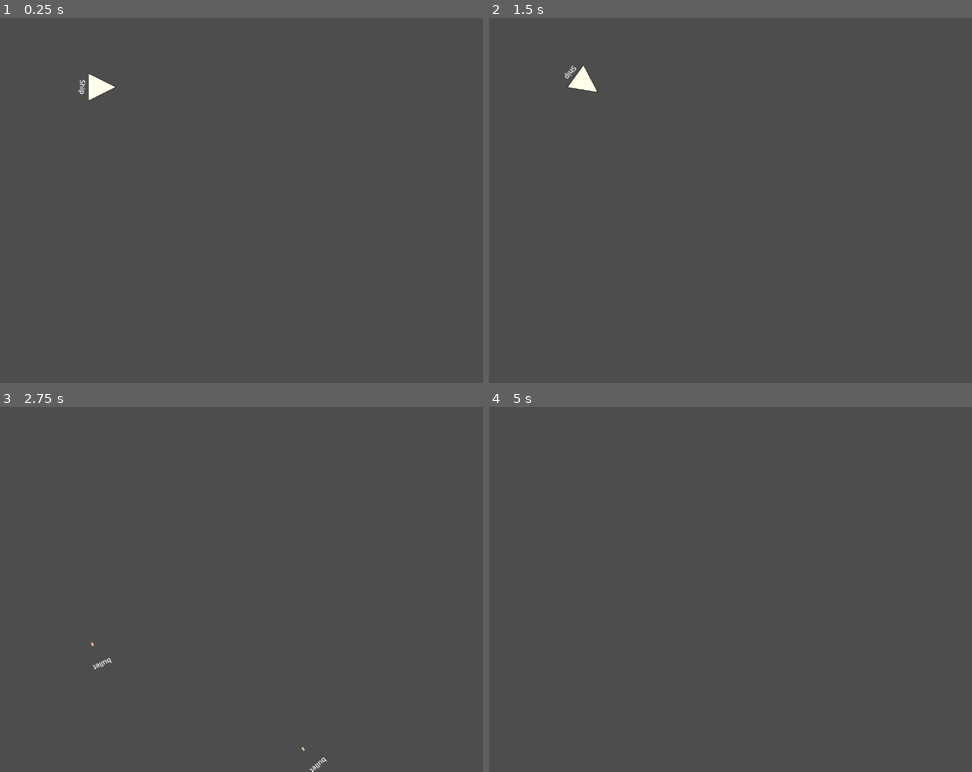
Above: before the commit, frames 1-4 (two rows, left to right).
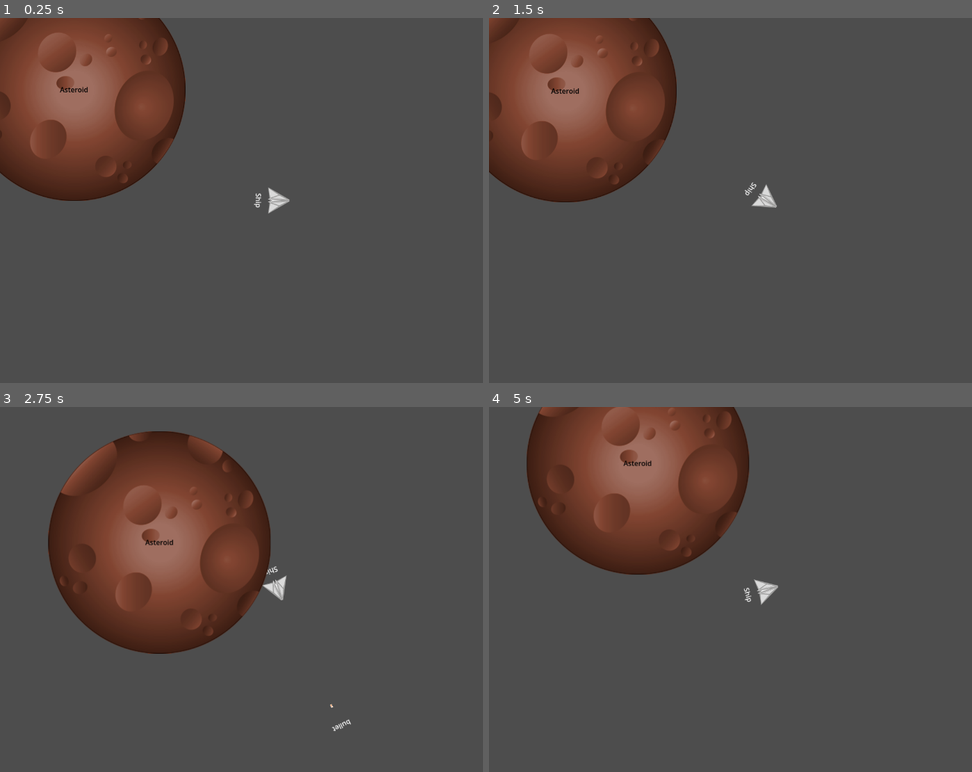
Above: after the commit, the same moments.

Repository: TixonSc/Space-Battle
Game: Godot game, scene res://Game/game.tscn
The game is run twice, just before and just after one commit, with the same random seed, the same clock (stepped at 60 frames per second) and the same inputs.
Inputs:
- Up to frame 1 (0.25 s): no input
- Up to frame 2 (1.5 s): tap Enter at 0.5 s; hold D (rotate_right) 0.53-1.28 s; hold X (anchor) 0.53-1.28 s; hold S (move_back) from 1.28 s (still down); tap X (anchor) at 1.35 s
- Up to frame 3 (2.75 s): release S (move_back) at 2.03 s; hold D (rotate_right) from 2.03 s (still down); hold Space (shoot) from 2.03 s (still down); tap X (anchor) at 2.3 s
- Up to frame 4 (5 s): release D (rotate_right) at 2.78 s; release Space (shoot) at 2.78 s; hold W (move_forward) 2.78-3.53 s; tap X (anchor) at 2.85, 4.55 s; hold X (anchor) 3.53-4.28 s; hold A (rotate_left) from 3.53 s (still down); tap Space (shoot) at 4.35 s

The runs differ from the first frame. In frame 1, 17% of the frame differs, in the area x 0-60%, y 0-54%; in frame 2, 18%; in frame 3, 22%, in the area x 9-73%, y 6-100%; in frame 4, 18%.

Commit message:
Add Asteroid| Edit damage, durability, mass

Diff:
--- /dev/null
+++ b/src/Asteroid/asteroid.gd
@@ -0,0 +1,13 @@
+class_name Asteroid
+extends BaseObject
+
+@export var size_lvl = 6
+
+func _ready():
+	mass = circle_volume($CollisionShape2D.shape.radius) * 2.1 # density of stone
+	durability_cap = float(pow(mass, 1.0/2.0)) * 2 # dur of stone
+	durability = durability_cap
+	my__info()
+
+func circle_volume(radius):
+	return 4*PI*pow(radius, 3) / 3
--- /dev/null
+++ b/src/Asteroid/asteroid.tscn
@@ -0,0 +1,32 @@
+[gd_scene load_steps=5 format=3 uid="uid://df6nunsos8ffp"]
+
+[ext_resource type="PackedScene" uid="uid://bwg3kjlbcc7g0" path="res://BaseObject/base_object.tscn" id="1_8vji2"]
+[ext_resource type="Script" path="res://Asteroid/asteroid.gd" id="2_s3alt"]
+[ext_resource type="Texture2D" uid="uid://d047ii25i4810" path="res://Asteroid/asteroid 512.png" id="3_qgluv"]
+
+[sub_resource type="CircleShape2D" id="CircleShape2D_sdihi"]
+radius = 256.0
+
+[node name="Asteroid" instance=ExtResource("1_8vji2")]
+script = ExtResource("2_s3alt")
+size_lvl = 6
+
+[node name="Label" parent="." index="0"]
+modulate = Color(0, 0, 0, 1)
+z_index = 1
+anchors_preset = 8
+anchor_left = 0.5
+anchor_top = 0.5
+anchor_right = 0.5
+anchor_bottom = 0.5
+offset_top = -13.0
+offset_bottom = 13.0
+grow_horizontal = 2
+grow_vertical = 2
+text = "Asteroid"
+
+[node name="Sprite2D" parent="." index="1"]
+texture = ExtResource("3_qgluv")
+
+[node name="CollisionShape2D" parent="." index="2"]
+shape = SubResource("CircleShape2D_sdihi")
--- a/src/BaseObject/base_object.gd
+++ b/src/BaseObject/base_object.gd
@@ -7,24 +7,31 @@
 
 func _ready():
 	durability = durability_cap
-	print(str(name) + " = " + str(durability))
+	my__info()
 
-func _physics_process(delta):
-	var collision_info = move_and_collide(linear_velocity * delta)
+
+func my__info():
+	print(" _INFO_ " + str(name) + " dur: " + str(durability) + " mass: " + str(mass))
 
 func destruct():
+	print(str(name) + " DESTRUCTED.")
 	queue_free()
 
 func take_damage(damage):
+	print(name + " TAKE_DAMAGE " + str(damage))
+	print(name + " DP: " + str(durability))
 	if (damage > durability):
 		destruct()
 	else:
 		durability -= damage
-		print(name + " <<< damaged on " + str(damage))
-		print(name + " has >>> " + str(durability))
-		print("----")
+
+func damage_calculate(body):
+	var difference = body.linear_velocity.distance_to(linear_velocity)
+	print("\t\t" + str(difference) + "  DIFF")
+	var damage = difference * get_process_delta_time()
+	return damage
 
 func _on_body_entered(body: BaseObject):
-	var difference = body.linear_velocity.distance_to(linear_velocity)
-	take_damage(difference * body.mass)
-	body.take_damage(difference * mass)
+	print(name + " _on_body_entered by " + body.name)
+	body.take_damage(damage_calculate(body))
+	print("_" + name + "_on_body_entered.")
--- a/src/BaseObject/base_object.tscn
+++ b/src/BaseObject/base_object.tscn
@@ -6,9 +6,9 @@
 gravity_scale = 0.0
 max_contacts_reported = 2
 contact_monitor = true
+linear_damp = 0.1
+angular_damp = 0.1
 script = ExtResource("1_nvrex")
-
-[node name="CollisionPolygon2D" type="CollisionPolygon2D" parent="."]
 
 [node name="Label" type="Label" parent="."]
 offset_left = -49.0
@@ -21,4 +21,6 @@
 
 [node name="Sprite2D" type="Sprite2D" parent="."]
 
+[node name="CollisionShape2D" type="CollisionShape2D" parent="."]
+
 [connection signal="body_entered" from="." to="." method="_on_body_entered"]
--- a/src/Bullet/bullet.gd
+++ b/src/Bullet/bullet.gd
@@ -1,10 +1,20 @@
 class_name Bullet
 extends BaseObject
 
-func _on_body_entered(body: BaseObject):
+var damage_boost = 5
+
+func _ready():
+	var vol = $CollisionShape2D.shape.size
+	mass = (vol.x * vol.y * vol.y) * 4.5 # density of bullet
+	durability_cap = float(mass) / damage_boost # dur of bullet
+	durability = durability_cap
+	my__info()
+
+func damage_calculate(body):
 	var difference = body.linear_velocity.distance_to(linear_velocity)
-	body.take_damage(difference * mass)
-	destruct()
+	print("\t" + str(difference) + " its DIFF")
+	var damage = difference * get_process_delta_time()
+	return damage * damage_boost
 
 func _process(delta):
 	if (linear_velocity.length() < 1/delta):
--- a/src/Bullet/bullet.tscn
+++ b/src/Bullet/bullet.tscn
@@ -1,25 +1,24 @@
-[gd_scene load_steps=4 format=3 uid="uid://c5kjoilydl78j"]
+[gd_scene load_steps=5 format=3 uid="uid://c5kjoilydl78j"]
 
 [ext_resource type="PackedScene" uid="uid://bwg3kjlbcc7g0" path="res://BaseObject/base_object.tscn" id="1_7k7no"]
 [ext_resource type="Script" path="res://Bullet/bullet.gd" id="2_eswpy"]
 [ext_resource type="Texture2D" uid="uid://badunodu1vl3s" path="res://Bullet/Projectile m.png" id="3_chw3t"]
 
+[sub_resource type="RectangleShape2D" id="RectangleShape2D_vtido"]
+size = Vector2(8, 4)
+
 [node name="Bullet" instance=ExtResource("1_7k7no")]
-mass = 2.0
-linear_damp = 0.5
-angular_damp = 0.5
 script = ExtResource("2_eswpy")
 
-[node name="CollisionPolygon2D" parent="." index="0"]
-rotation = 1.57079
-polygon = PackedVector2Array(-2, 4, -2, -4, 2, -4, 2, 4)
-
-[node name="Label" parent="." index="1"]
+[node name="Label" parent="." index="0"]
 rotation = 1.57079
 pivot_offset = Vector2(49, 64)
 text = "bullet"
 metadata/_edit_use_anchors_ = true
 
-[node name="Sprite2D" parent="." index="2"]
+[node name="Sprite2D" parent="." index="1"]
 rotation = 1.57079
 texture = ExtResource("3_chw3t")
+
+[node name="CollisionShape2D" parent="." index="2"]
+shape = SubResource("RectangleShape2D_vtido")
--- a/src/Game/game.tscn
+++ b/src/Game/game.tscn
@@ -1,17 +1,22 @@
 [gd_scene load_steps=4 format=3 uid="uid://cdobsxu1ctdge"]
 
 [ext_resource type="Script" path="res://Game/game.gd" id="1_ay4um"]
-[ext_resource type="PackedScene" uid="uid://c5kjoilydl78j" path="res://Bullet/bullet.tscn" id="2_bavaf"]
 [ext_resource type="PackedScene" uid="uid://b62hukwybepk4" path="res://Player/player.tscn" id="3_tymla"]
+[ext_resource type="PackedScene" uid="uid://df6nunsos8ffp" path="res://Asteroid/asteroid.tscn" id="4_xx6cr"]
 
 [node name="Game" type="Node2D"]
 script = ExtResource("1_ay4um")
 
-[node name="Bullet" parent="." instance=ExtResource("2_bavaf")]
-
 [node name="PlayerSpawnPos" type="Marker2D" parent="."]
-position = Vector2(235, 159)
+position = Vector2(469, 255)
 
 [node name="BulletContainer" type="Node2D" parent="."]
 
 [node name="Player" parent="." instance=ExtResource("3_tymla")]
+bullet_velocity = 2048
+
+[node name="MainCamera" type="Camera2D" parent="Player"]
+
+[node name="AsteroidContainer" type="Node" parent="."]
+
+[node name="Asteroid" parent="." instance=ExtResource("4_xx6cr")]
--- a/src/Player/player.gd
+++ b/src/Player/player.gd
@@ -6,7 +6,7 @@
 @onready var muzzle = $Muzzle
 @onready var bullet_scene = preload("res://Bullet/bullet.tscn")
 
-@export var bullet_velocity = 1000
+@export var bullet_velocity = 2048
 
 const COOLDAWN = 0.17
 var timer = COOLDAWN
@@ -22,7 +22,7 @@
 
 func _move():
 	var direction = Vector2(cos(rotation), sin(rotation))
-	var boost = mass*(mass/10)
+	var boost = mass*10
 	if Input.is_action_pressed("strafe_right"):
 		apply_central_impulse(direction.rotated(PI/2)*boost)
 	if Input.is_action_pressed("strafe_left"):
@@ -35,7 +35,7 @@
 		apply_central_impulse(-linear_velocity.normalized()*boost)
 
 func _rotate():
-	var boost = mass*mass
+	var boost = mass * 100
 	if Input.is_action_pressed("rotate_right"):
 		apply_torque_impulse(boost)
 	if Input.is_action_pressed("rotate_left"):
--- a/src/Player/player.tscn
+++ b/src/Player/player.tscn
@@ -1,22 +1,21 @@
-[gd_scene load_steps=4 format=3 uid="uid://b62hukwybepk4"]
+[gd_scene load_steps=5 format=3 uid="uid://b62hukwybepk4"]
 
 [ext_resource type="PackedScene" uid="uid://bwg3kjlbcc7g0" path="res://BaseObject/base_object.tscn" id="1_m8q72"]
 [ext_resource type="Script" path="res://Player/player.gd" id="2_hgwyf"]
-[ext_resource type="Texture2D" uid="uid://wibkugtv3c8g" path="res://Player/Ship.png" id="3_vyshu"]
+[ext_resource type="Texture2D" uid="uid://voi8kqwauklu" path="res://Player/ship light.png" id="3_4fhru"]
+
+[sub_resource type="ConvexPolygonShape2D" id="ConvexPolygonShape2D_iw7ge"]
+points = PackedVector2Array(-23, -30, -23, 30, 30, 0)
 
 [node name="Player" groups=["player"] instance=ExtResource("1_m8q72")]
-mass = 100.0
-linear_damp = 1.0
-angular_damp = 1.0
+mass = 32768.0
+linear_damp = 0.5
+angular_damp = 2.0
 script = ExtResource("2_hgwyf")
-bullet_velocity = 1000
-durability_cap = 100
+bullet_velocity = 2048
+durability_cap = 32768
 
-[node name="CollisionPolygon2D" parent="." index="0"]
-rotation = 1.57079
-polygon = PackedVector2Array(0, -31, 32, 31, -32, 31)
-
-[node name="Label" parent="." index="1"]
+[node name="Label" parent="." index="0"]
 offset_left = -48.6659
 offset_top = 31.9494
 offset_right = 49.3341
@@ -25,10 +24,14 @@
 pivot_offset = Vector2(48.6407, -32.1164)
 text = "Ship"
 
-[node name="Sprite2D" parent="." index="2"]
+[node name="Sprite2D" parent="." index="1"]
 rotation = 1.57079
-texture = ExtResource("3_vyshu")
+scale = Vector2(0.500003, 0.500003)
+texture = ExtResource("3_4fhru")
+
+[node name="CollisionShape2D" parent="." index="2"]
+shape = SubResource("ConvexPolygonShape2D_iw7ge")
 
 [node name="Muzzle" type="Marker2D" parent="." index="3"]
-position = Vector2(38, 0)
+position = Vector2(54, 0)
 rotation = 1.57079
Binary file added: src/Asteroid/asteroid 128.png
Not shown, added: src/Asteroid/asteroid 128.png.import
Binary file added: src/Asteroid/asteroid 256.png
Not shown, changed: src/Asteroid/asteroid 256.png.import
Binary file added: src/Asteroid/asteroid 512.png
Not shown, added: src/Asteroid/asteroid 512.png.import
Binary file removed: src/Player/Ship.png
Binary file added: src/Player/ship dark.png
Not shown, added: src/Player/ship dark.png.import
Binary file added: src/Player/ship light.png
Not shown, added: src/Player/ship light.png.import
